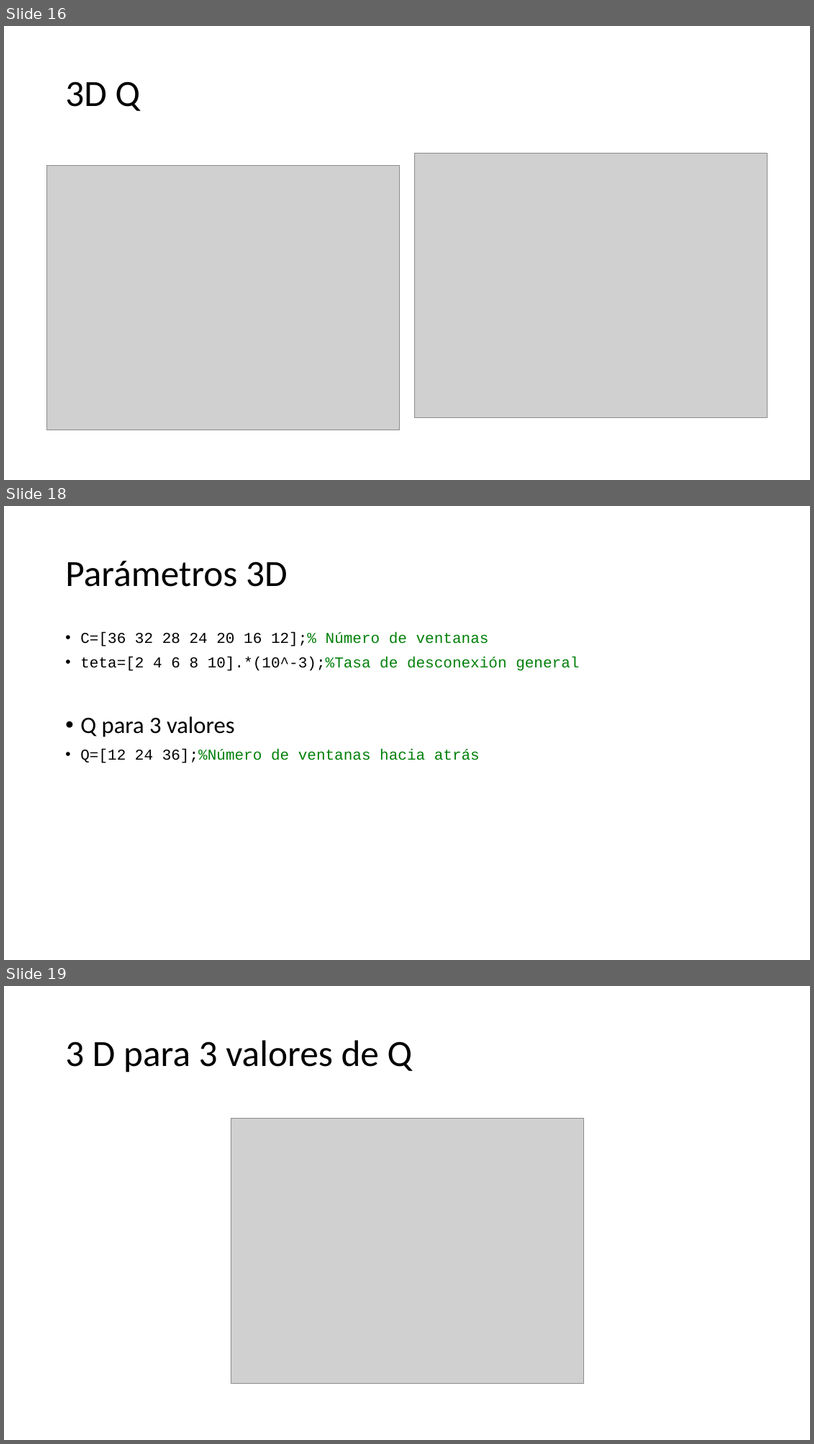
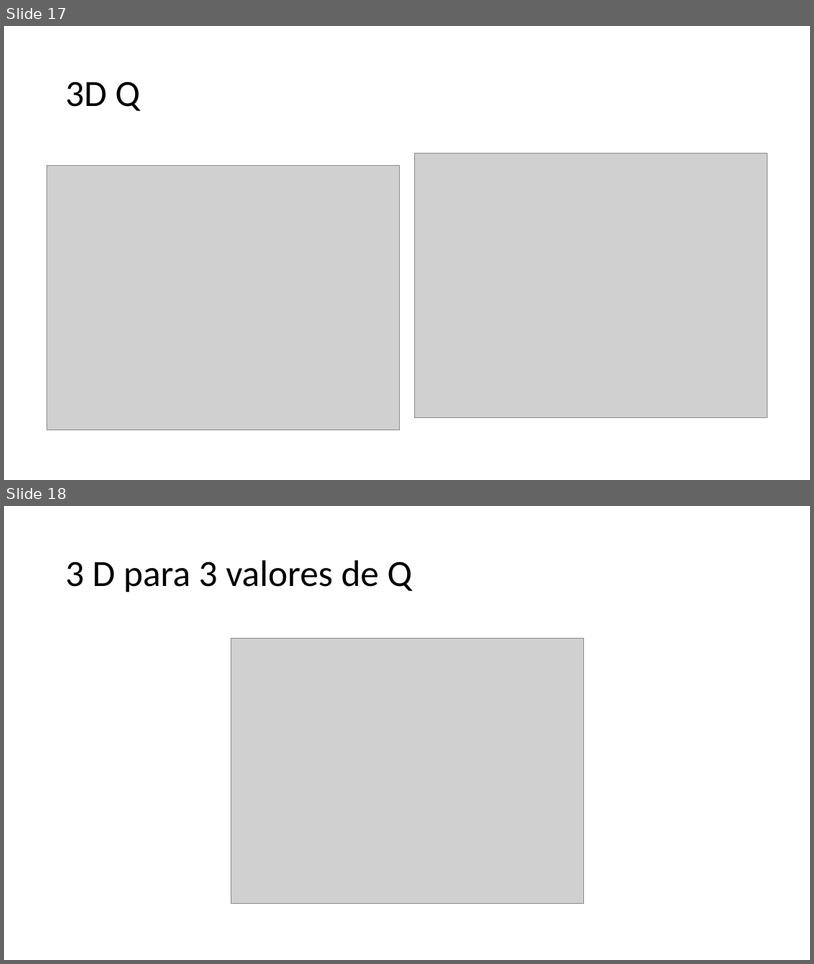
Before and after one commit to Uliskis15/PT, a slide deck: 2023-2/Reportes/ReporteFinal/PresentacionPrototipo.pptx. Shown one above the other, each under a label of ours: slides 16, 18 and 19 before the commit, slides 17 and 18 after it; the slides between them are not shown. The pictures are 814x1444 and 814x964 pixels, drawn with LibreOffice and Linux fonts; fonts in the diff are those of the drawing; grey boxes stand for pictures. Boxes give left, top, right and bottom in pixels: in the first picture for what was removed or moved away, otherwise in the second. Text is boxed around its words. In the diff, an @@ line names an element or a change of style, - is before the commit and + after.

```diff
--- a/2023-2/Reportes/ReporteFinal/PresentacionPrototipo.pptx
+++ b/2023-2/Reportes/ReporteFinal/PresentacionPrototipo.pptx
@@ slide 18 removed at (4, 506, 810, 960), background #FFFFFF @@
@@ title removed at (65, 561, 288, 587) @@
-Parámetros 3D
@@ text removed at (80, 632, 579, 763) @@
-• C=[36 32 28 24 20 16 12];% Número de ventanas
-• teta=[2 4 6 8 10].*(10^-3);%Tasa de desconexión general
-• Q para 3 valores
-• Q=[12 24 36];%Número de ventanas hacia atrás
@@ what was slide 16 is now slide 17 @@
@@ what was slide 19 is now slide 18 @@
```
Also in this commit, not shown: 1 slide changed.
